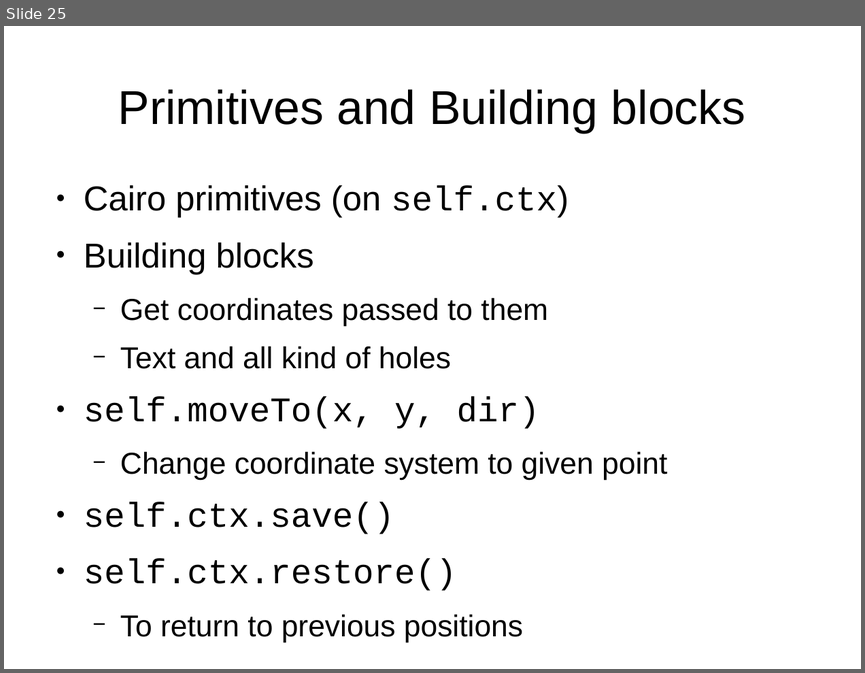
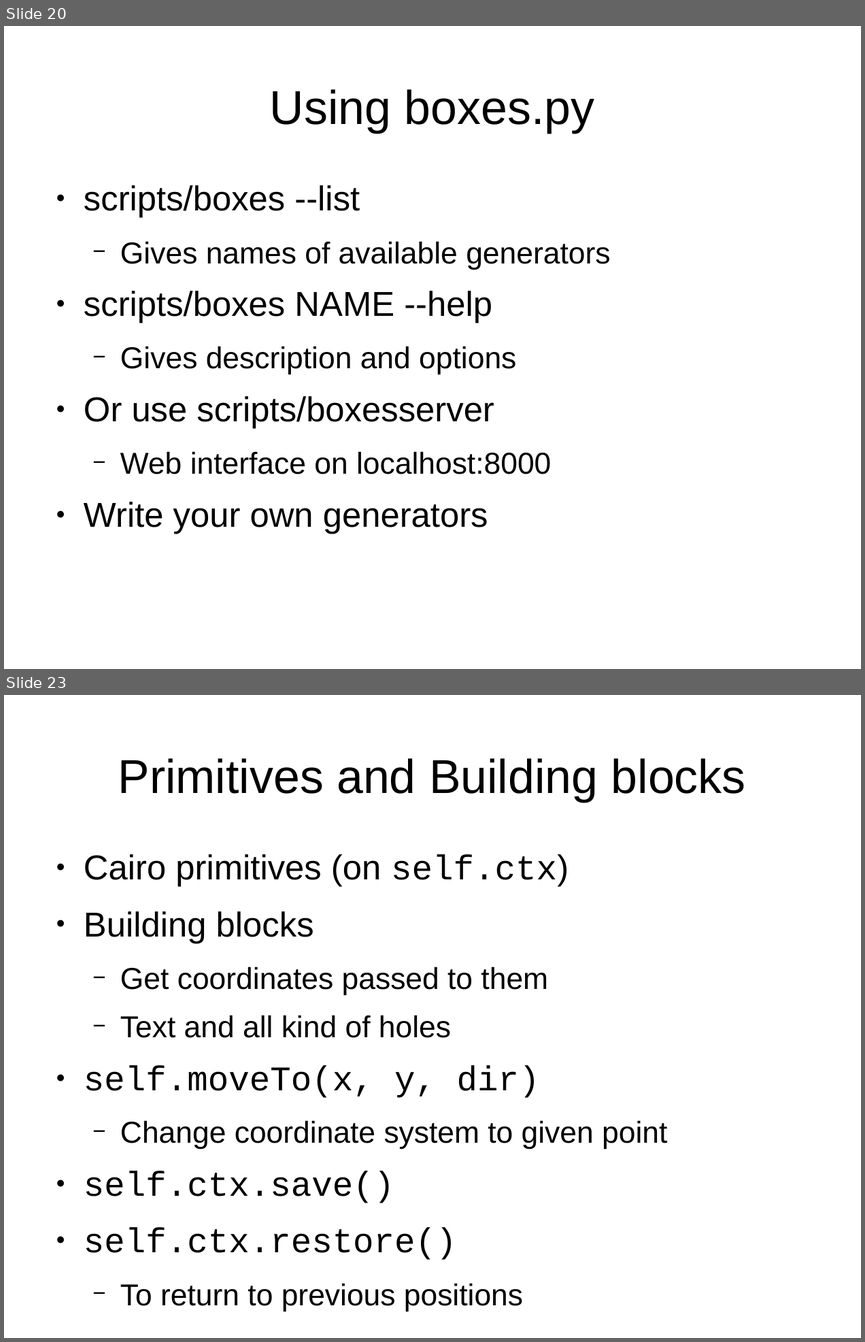
Before and after one commit to florianfesti/boxes, a slide deck: documentation/presentation.odp. Shown one above the other, each under a label of ours: slide 25 before the commit, slides 20 and 23 after it; the slides between them are not shown. The pictures are 865x673 and 865x1342 pixels, drawn with LibreOffice and Linux fonts; fonts in the diff are those of the drawing. Boxes give left, top, right and bottom in pixels: in the first picture for what was removed or moved away, otherwise in the second. Text is boxed around its words. In the diff, an @@ line names an element or a change of style, - is before the commit and + after.

```diff
--- a/documentation/presentation.odp
+++ b/documentation/presentation.odp
@@ slide 20 added at box(4, 26, 861, 669), background #FFFFFF @@
@@ title added at box(270, 89, 594, 133), 44 pt, text #000000 @@
+Using boxes.py
@@ text added at box(84, 185, 610, 534), 32 pt, text #000000 @@
+● scripts/boxes --list
+  − Gives names of available generators
+● scripts/boxes NAME --help
+  − Gives description and options
+● Or use scripts/boxesserver
+  − Web interface on localhost:8000
+● Write your own generators
@@ what was slide 25 is now slide 23 @@
```
Also in this commit, not shown: 5 slides changed, 2 slides removed, 1 other file.
